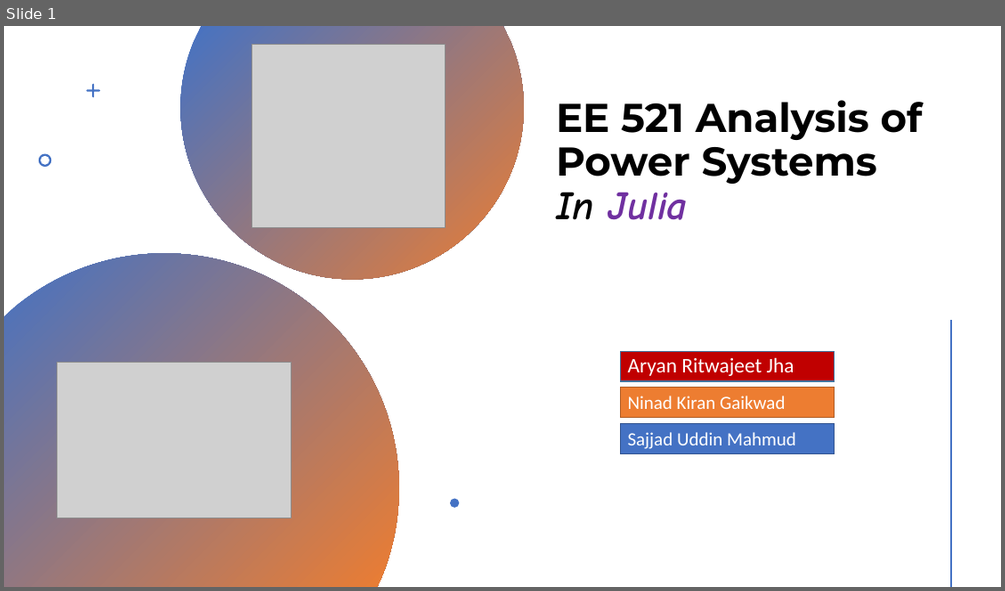
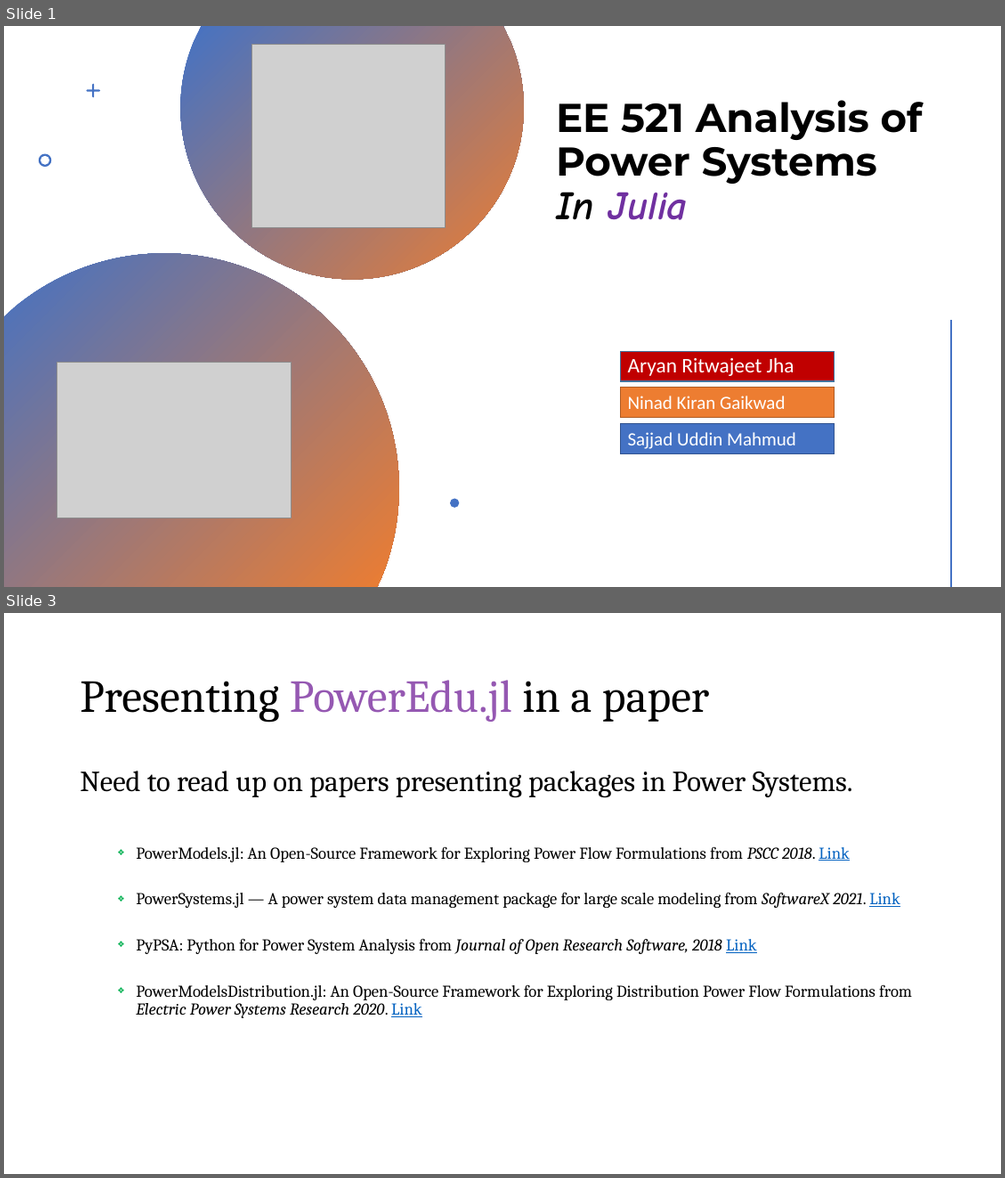
Before and after one commit to Realife-Brahmin/OriginalDocsHub, a slide deck: ee521/plan_for_ee521_in_julia/ee521_julia_plan.pptx. Shown one above the other, each under a label of ours: slide 1 before the commit, slides 1 and 3 after it; the slides between them are not shown. The pictures are 1005x591 and 1005x1178 pixels, drawn with LibreOffice and Linux fonts; fonts in the diff are those of the drawing; grey boxes stand for pictures. Boxes give left, top, right and bottom in pixels: in the first picture for what was removed or moved away, otherwise in the second. Text is boxed around its words. In the diff, an @@ line names an element or a change of style, - is before the commit and + after.

Commit message:
paper reading tasks added.

```diff
--- a/ee521/plan_for_ee521_in_julia/ee521_julia_plan.pptx
+++ b/ee521/plan_for_ee521_in_julia/ee521_julia_plan.pptx
@@ slide 3 added at (x1=4, y1=613, x2=1001, y2=1174), background #FFFFFF @@
@@ title added at (x1=80, y1=680, x2=709, y2=722), 44 pt, text #000000 @@
+Presenting PowerEdu.jl in a paper
@@ text added at (x1=80, y1=771, x2=912, y2=1018), 16 pt, text #000000 @@
+Need to read up on papers presenting packages in Power Systems.
+  ❖ PowerModels.jl: An Open-Source Framework for Exploring Power Flow Formulations from PSCC 2018. Link
+  ❖ PowerSystems.jl — A power system data management package for large scale modeling from SoftwareX 2021. Link
+  ❖ PyPSA: Python for Power System Analysis from Journal of Open Research Software, 2018 Link
+  ❖ PowerModelsDistribution.jl: An Open-Source Framework for Exploring Distribution Power Flow Formulations from Electric Power Systems Research 2020. Link
```
Also in this commit, not shown: 1 other slide added.
